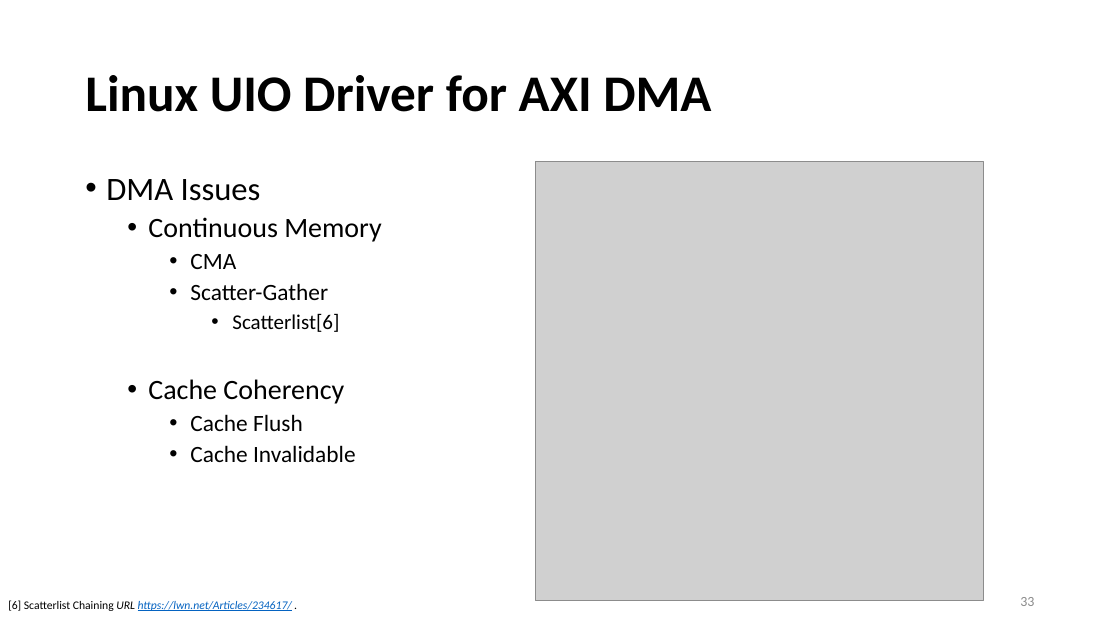
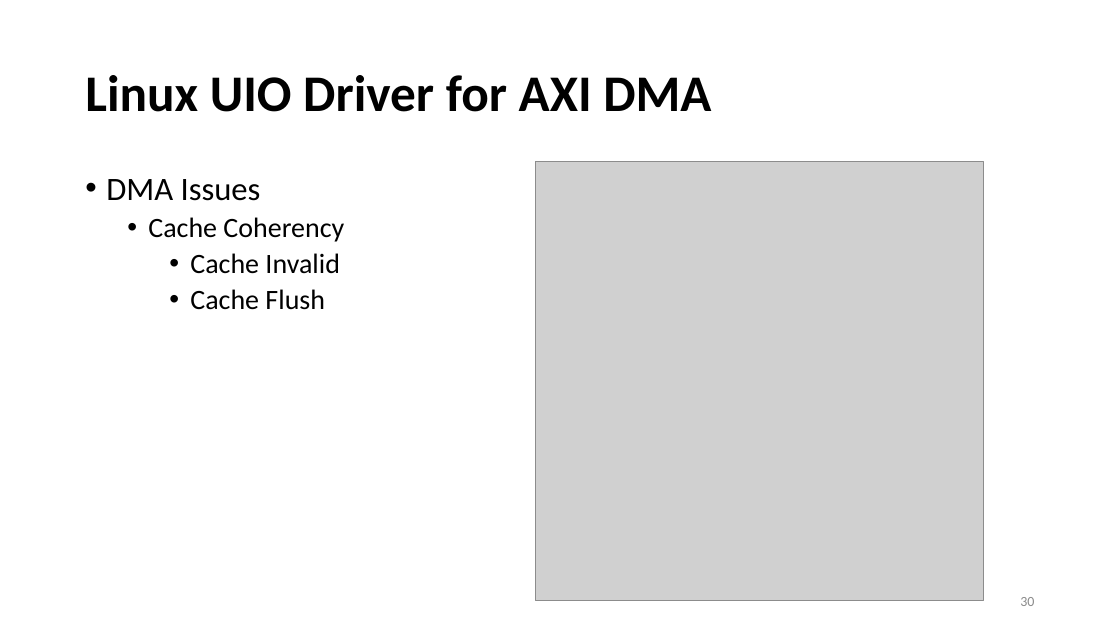
Before and after one commit to yllibliu/presentation, a slide deck: slide 30 of UIO.pptx (slide 33 before the commit). Drawn at 1120x630 pixels with LibreOffice and Linux fonts; fonts in the diff are those of the drawing; grey boxes stand for pictures. Boxes give left, top, right and bottom in pixels: in the first picture for what was removed or moved away, otherwise in the second. Text is boxed around its words. In the diff, an @@ line names an element or a change of style, - is before the commit and + after.

```diff
--- a/UIO.pptx
+++ b/UIO.pptx
@@ text at (148, 217, 381, 332): paragraphs removed @@
-  • Continuous Memory
-    • CMA
-    • Scatter-Gather
-      • Scatterlist[6]
@@ text at (190, 253, 339, 274): paragraph added @@
+    • Cache Invalid
@@ text at (190, 289, 325, 310): size 20 to 24 pt in "Cache Flush" @@
@@ text at (190, 445, 356, 462): paragraph removed @@
-    • Cache Invalidable
@@ page number at (1020, 597, 1034, 606): text changed @@
-33
+30
@@ text removed at (8, 600, 292, 611) @@
-[6] Scatterlist Chaining URL https://lwn.net/Articles/234617/ .
```
Also in this commit, not shown: 33 other slides changed, 3 slides added, 3 slides removed, 1 other file.
